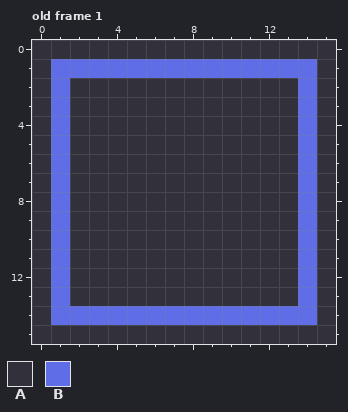
File history of a pixel-art file, PayItForward/Sprites/grid_tile.aseprite. Above is the file before it was changed.
16x16 pixels, 6 frames. Shown: old frame 1. The commit also changed other frames, which this record leaves out.
Palette (. is transparent): A #32313b  B #5f6ee7
The result:
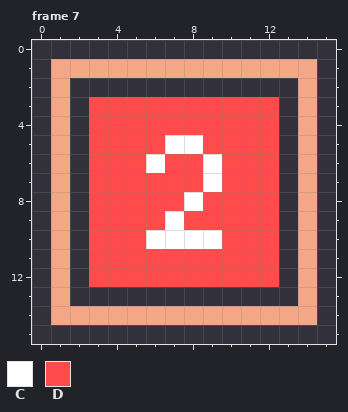
Colours new in this view: C #ffffff  D #ff4b4b
A new or re-ordered frame is compared with the old frame closest to it.
The edit:
frames 6 -> 10
colour B: #5f6ee7 -> #f3a787
Changed rows in their new state; - is a pixel that keeps its letter.
Frame 7 is new; against old frame 1:
first column x 3:
 3 DDDDDDDDDD
 4 DDDDDDDDDD
 5 DDDDCCDDDD
 6 DDDCDDCDDD
 7 DDDDDDCDDD
 8 DDDDDCDDDD
 9 DDDDCDDDDD
10 DDDCCCCDDD
11 DDDDDDDDDD
12 DDDDDDDDDD
